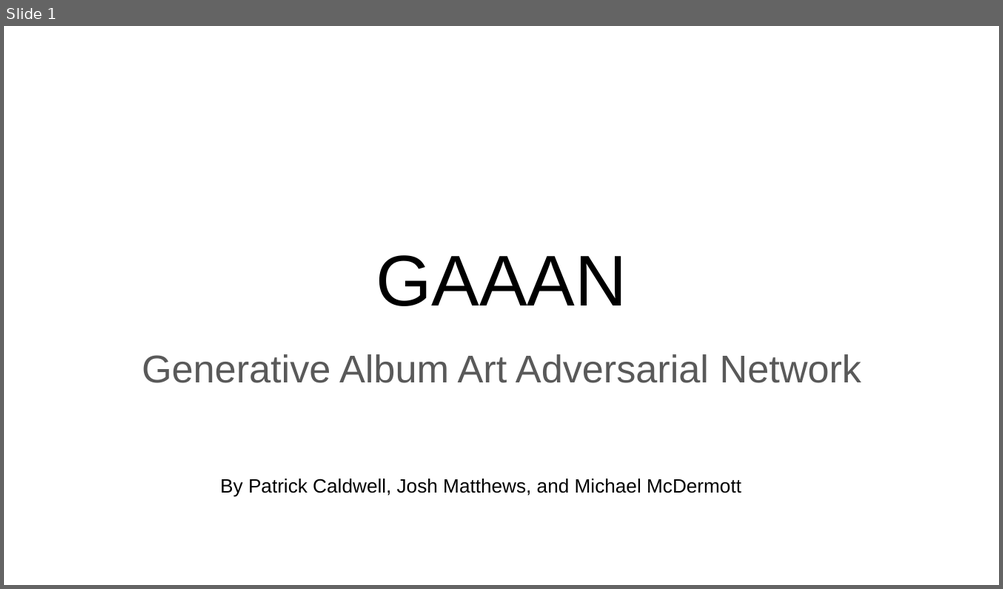
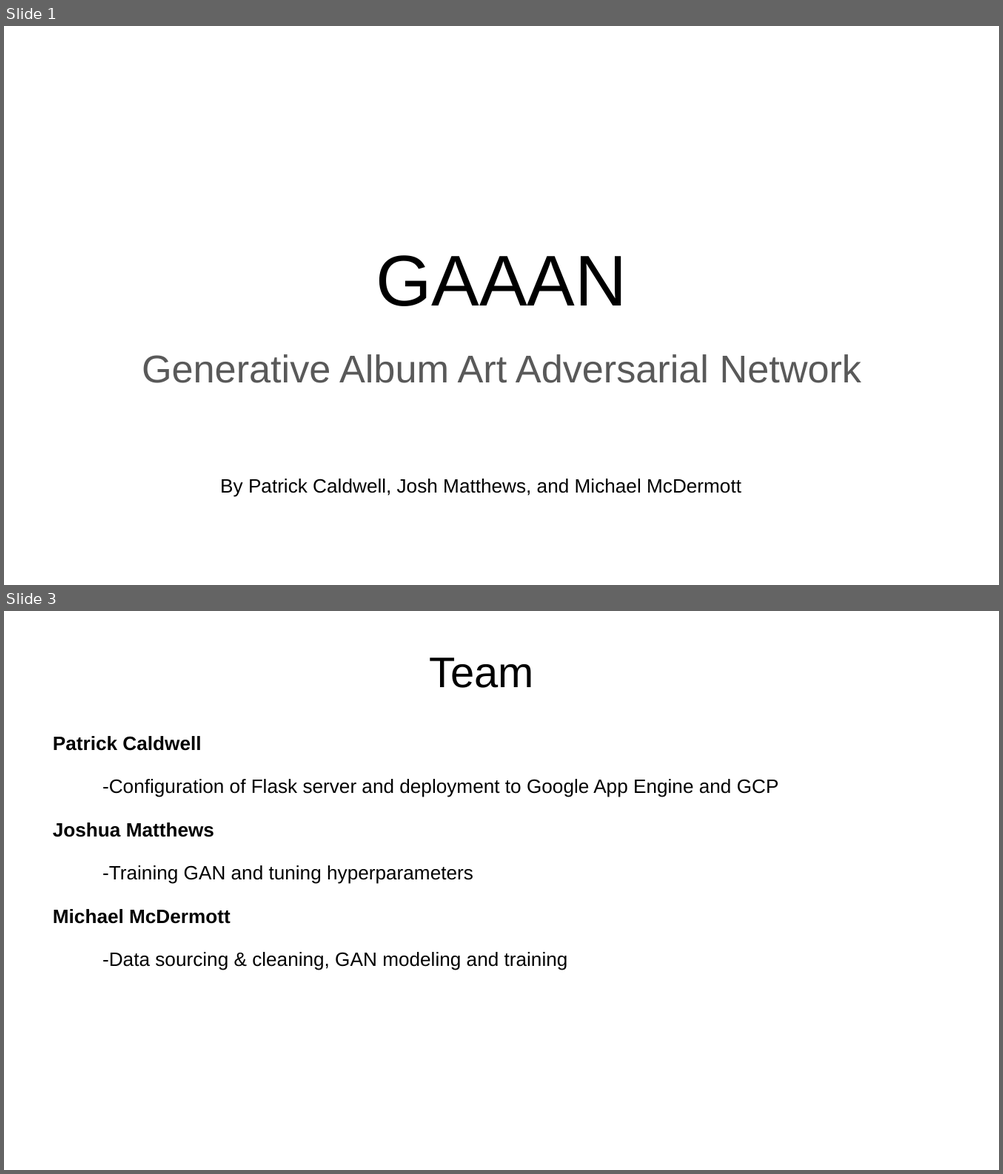
Before and after one commit to mmcdermott011/GAAAN, a slide deck: Deliverables/Final Presentation.pptx. Shown one above the other, each under a label of ours: slide 1 before the commit, slides 1 and 3 after it; the slides between them are not shown. The pictures are 1003x589 and 1003x1174 pixels, drawn with LibreOffice and Linux fonts; fonts in the diff are those of the drawing. Boxes give left, top, right and bottom in pixels: in the first picture for what was removed or moved away, otherwise in the second. Text is boxed around its words. In the diff, an @@ line names an element or a change of style, - is before the commit and + after.

```diff
--- a/Deliverables/Final Presentation.pptx
+++ b/Deliverables/Final Presentation.pptx
@@ slide 3 added at [4, 611, 999, 1170], background #FFFFFF @@
@@ title added at [430, 658, 534, 688], 31 pt, text #000000 @@
+Team
@@ text added at [53, 736, 779, 971], 14 pt, text #000000 @@
+Patrick Caldwell
+-Configuration of Flask server and deployment to Google App Engine and GCP
+Joshua Matthews
+-Training GAN and tuning hyperparameters
+Michael McDermott
+-Data sourcing & cleaning, GAN modeling and training
```
Also in this commit, not shown: 2 slides changed, 13 other slides added, 1 slide removed, 7 other files.
